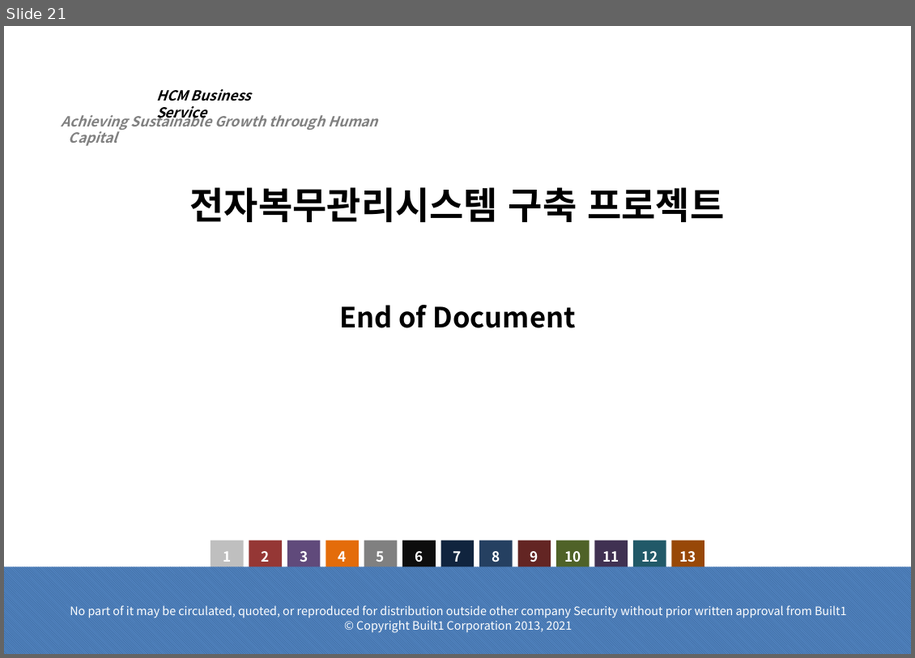
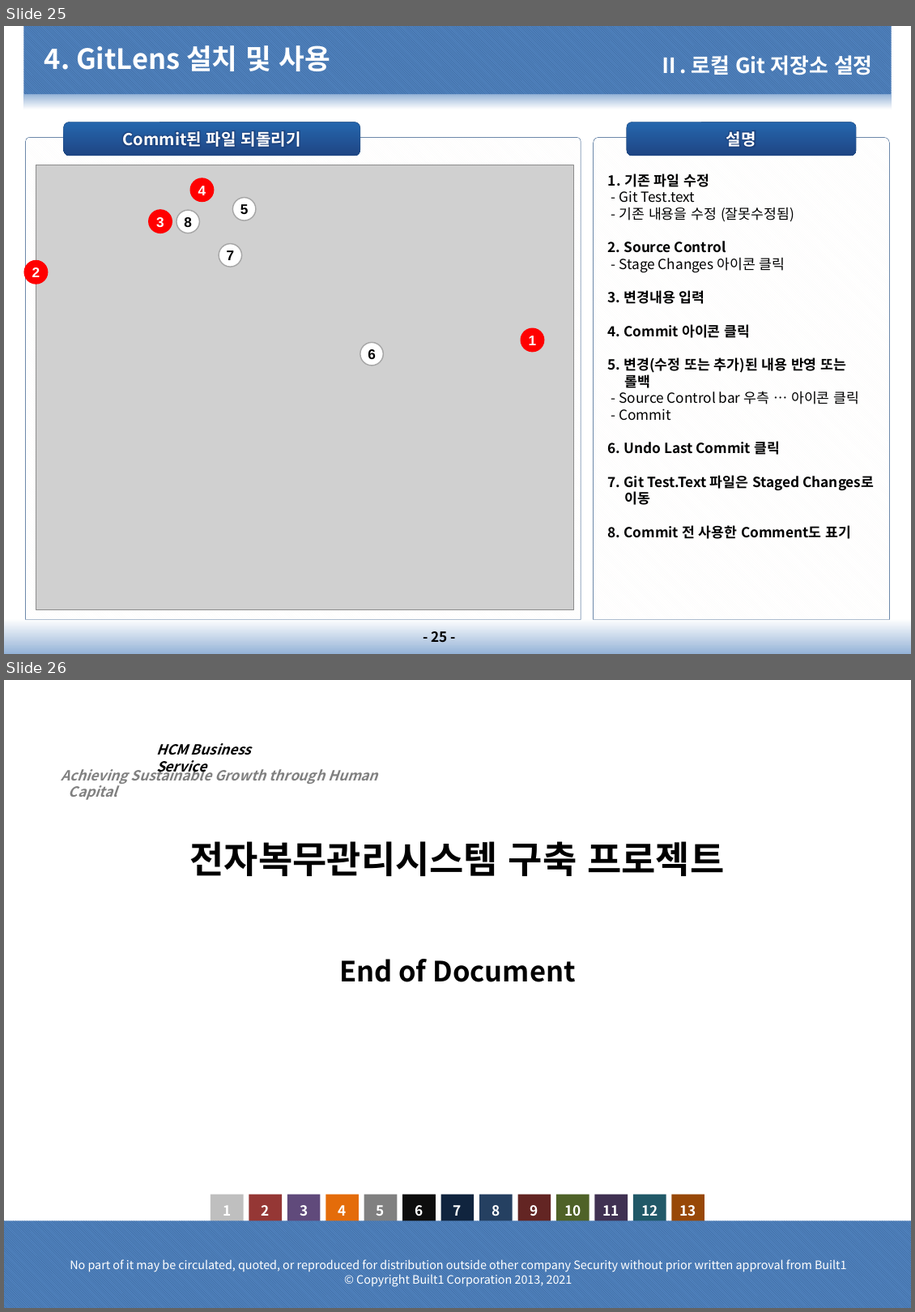
Before and after one commit to dims1111/ESM, a slide deck: document/10.프로젝트 관리(PM)/PM-1200.소프트웨어/PM-1210.GitHub 설명서/PM-1210.GitHub 설명서_20210201_v1.0.pptx. Shown one above the other, each under a label of ours: slide 21 before the commit, slides 25 and 26 after it. The pictures are 915x658 and 915x1312 pixels, drawn with LibreOffice and Linux fonts; fonts in the diff are those of the drawing; grey boxes stand for pictures; background and template pictures are left out. Boxes give left, top, right and bottom in pixels: in the first picture for what was removed or moved away, otherwise in the second. Text is boxed around its words. In the diff, an @@ line names an element or a change of style, - is before the commit and + after.

Commit message:
Git Test Second 파일 수정 및 PPT 수정

```diff
--- a/document/10.프로젝트 관리(PM)/PM-1200.소프트웨어/PM-1210.GitHub 설명서/PM-1210.GitHub 설명서_20210201_v1.0.pptx
+++ b/document/10.프로젝트 관리(PM)/PM-1200.소프트웨어/PM-1210.GitHub 설명서/PM-1210.GitHub 설명서_20210201_v1.0.pptx
@@ slide 25 added at bbox=[4, 26, 911, 654], background #FFFFFF @@
@@ rectangle added at bbox=[24, 26, 892, 94], fill pattern #376092 on #4F81BD @@
@@ title added at bbox=[44, 45, 330, 71], 24 pt, text #FFFFFF, bold @@
+4. GitLens 설치 및 사용
@@ text added at bbox=[658, 55, 873, 75], 18 pt, text #FFFFFF, bold @@
+Ⅱ. 로컬 Git 저장소 설정
@@ rectangle added at bbox=[24, 94, 892, 109], fill gradient #95B3D7 to #FFFFFF @@
@@ rounded rectangle added at bbox=[63, 122, 360, 156], fill gradient #2566AD to #1F4685, outline #1F497D 0.25 pt, 14 pt, text #FFFFFF, bold @@
+Commit된 파일 되돌리기
@@ rounded rectangle added at bbox=[627, 122, 857, 156], fill gradient #2566AD to #1F4685, outline #1F497D 0.25 pt, 14 pt, text #FFFFFF, bold @@
+설명
@@ round same rect added at bbox=[26, 138, 582, 620], fill pattern #FBFAF7 on #FFFFFF, outline #1F497D 0.25 pt @@
@@ round same rect added at bbox=[594, 138, 890, 620], fill pattern #FBFAF7 on #FFFFFF, outline #1F497D 0.25 pt, 12 pt, text #000000, bold @@
+1. 기존 파일 수정
+- Git Test.text
+- 기존 내용을 수정 (잘못수정됨)
+2. Source Control
+- Stage Changes 아이콘 클릭
+3. 변경내용 입력
+4. Commit 아이콘 클릭
+5. 변경(수정 또는 추가)된 내용 반영 또는 롤백
+- Source Control bar 우측 … 아이콘 클릭
+- Commit
+6. Undo Last Commit 클릭
+7. Git Test.Text 파일은 Staged Changes로 이동
+8. Commit 전 사용한 Comment도 표기
@@ picture added at bbox=[36, 165, 573, 610] @@
@@ ellipse added at bbox=[191, 178, 215, 202], fill #FF0000, outline #FF0000 1 pt, 12 pt, text #FFFFFF, bold @@
+4
@@ ellipse added at bbox=[149, 211, 172, 233], fill #FF0000, outline #FF0000 1 pt, 12 pt, text #FFFFFF, bold @@
+3
@@ ellipse added at bbox=[177, 211, 200, 233], fill #FFFFFF, outline #A6A6A6 1 pt, 12 pt, text #000000, bold @@
+8
@@ ellipse added at bbox=[232, 198, 256, 221], fill #FFFFFF, outline #A6A6A6 1 pt, 12 pt, text #000000, bold @@
+5
@@ ellipse added at bbox=[219, 244, 242, 267], fill #FFFFFF, outline #A6A6A6 1 pt, 12 pt, text #000000, bold @@
+7
@@ ellipse added at bbox=[24, 261, 48, 284], fill #FF0000, outline #FF0000 1 pt, 12 pt, text #FFFFFF, bold @@
+2
@@ ellipse added at bbox=[521, 328, 544, 352], fill #FF0000, outline #FF0000 1 pt, 12 pt, text #FFFFFF, bold @@
+1
@@ ellipse added at bbox=[360, 343, 383, 366], fill #FFFFFF, outline #A6A6A6 1 pt, 12 pt, text #000000, bold @@
+6
@@ rectangle added at bbox=[4, 619, 911, 654], fill gradient #95B3D7 to #FFFFFF @@
@@ page number added at bbox=[431, 627, 447, 642], 12 pt, text #000000, bold @@
+- 25 -
@@ what was slide 21 is now slide 26 @@
```
Also in this commit, not shown: 3 slides changed, 4 other slides added, 1 other file.
